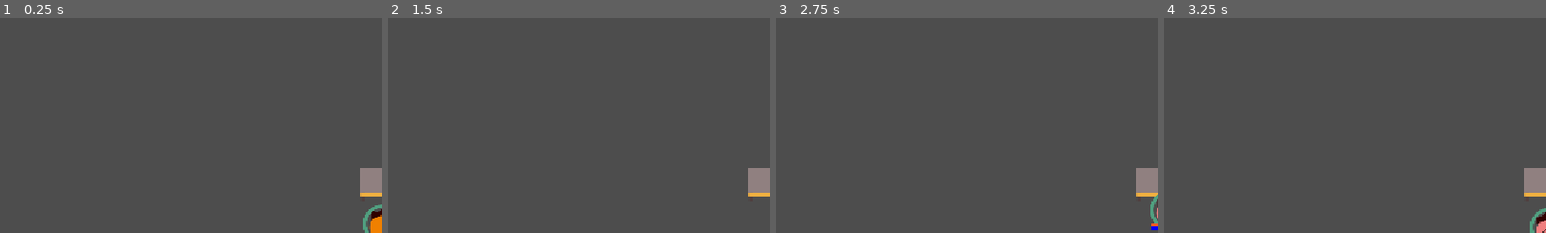
Above: before the commit, frames 1-4 (left to right).
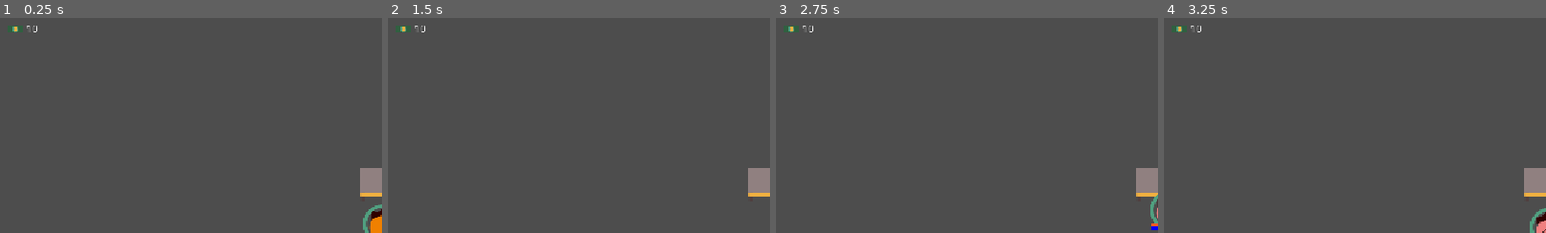
Above: after the commit, the same moments.

Repository: mathew-tran/LevelUpGameJam2025
Game: Godot game, scene res://Scene/Main.tscn
Two runs of this game, one before a commit and one after it. Both use one fixed random seed, a clock stepped at 60 frames per second and the inputs below.
Inputs (mouse positions are % of the whole screen's width and height, from its top left):
- Up to frame 1 (0.25 s): no input
- Up to frame 2 (1.5 s): move the mouse to (72, 45) at 0.52 s; move the mouse to (30, 55) at 1.27 s
- Up to frame 3 (2.75 s): move the mouse to (60, 28) at 2.02 s
- Up to frame 4 (3.25 s): move the mouse to (45, 70) at 2.77 s
The pictures show only the part of the screen within x 0-50%, y 2-52%; the shares and areas given below are measured in that part.

The runs differ from the first frame. In frame 1, 0.2% of the frame differs, in the area x 2-10%, y 3-7%; in frame 2, 0.2%; in frame 3, 0.2%; in frame 4, 0.2%.

Commit message:
work on ability to reroll and skip

Diff:
--- a/Content/CharacterData.gd
+++ b/Content/CharacterData.gd
@@ -9,6 +9,8 @@
 @export var Picture : Texture2D
 @export var Projectile : PackedScene
 @export var Spread = 1
+@export var AttackSpeed = 1.0 # per second
+@export var Damage = 5
 
 @export var Upgrades : Array[CharacterUpgradeData]
 enum DEPARTMENT {
--- a/Content/CharacterPools/Common/Greg.tres
+++ b/Content/CharacterPools/Common/Greg.tres
@@ -63,5 +63,7 @@
 Picture = ExtResource("1_bfmt5")
 Projectile = ExtResource("2_7qxdr")
 Spread = 2
+AttackSpeed = 1.0
+Damage = 8
 Upgrades = Array[ExtResource("1_sjvf1")]([SubResource("Resource_lajlj"), SubResource("Resource_uju6c"), SubResource("Re …(202 unchanged characters)…
 metadata/_custom_type_script = "uid://dadt4pa7kewb"
--- a/Content/CharacterPools/Common/Jim.tres
+++ b/Content/CharacterPools/Common/Jim.tres
@@ -68,5 +68,7 @@
 Picture = ExtResource("1_rn5iy")
 Projectile = ExtResource("2_fqx34")
 Spread = 1
+AttackSpeed = 1.0
+Damage = 10
 Upgrades = Array[ExtResource("1_c05vt")]([SubResource("Resource_4lvpt"), SubResource("Resource_lw4a6"), SubResource("Re …(233 unchanged characters)…
 metadata/_custom_type_script = "uid://dadt4pa7kewb"
--- a/Content/CharacterPools/Common/Meegan.tres
+++ b/Content/CharacterPools/Common/Meegan.tres
@@ -67,5 +67,8 @@
 Description = "Make your team sturdier!"
 Picture = ExtResource("1_tcvd6")
 Projectile = ExtResource("2_h3pu5")
+Spread = 1
+AttackSpeed = 1.0
+Damage = 7
 Upgrades = Array[ExtResource("1_7ru7e")]([SubResource("Resource_p8obt"), SubResource("Resource_6cv73"), SubResource("Re …(233 unchanged characters)…
 metadata/_custom_type_script = "uid://dadt4pa7kewb"
--- /dev/null
+++ b/Content/CharacterPools/Common/Samantha.tres
@@ -0,0 +1,74 @@
+[gd_resource type="Resource" script_class="CharacterData" load_steps=19 format=3 uid="uid://dmu3xrwyb68fp"]
+
+[ext_resource type="Script" uid="uid://b1crlyox21yx2" path="res://Content/CharacterUpgradeData.gd" id="1_7ggyt"]
+[ext_resource type="Texture2D" uid="uid://d30fxpesxioev" path="res://Art/Character/Samantha.png" id="1_gfgr1"]
+[ext_resource type="PackedScene" uid="uid://b2ohd7icel5ox" path="res://Prefabs/Projectiles/PenProjectile.tscn" id="1_shfyc"]
+[ext_resource type="Script" uid="uid://dadt4pa7kewb" path="res://Content/CharacterData.gd" id="2_shfyc"]
+[ext_resource type="Script" uid="uid://civl0ns7ngbc6" path="res://Content/UpgradeTypes/CharacterUpgradeBaseAttackRate.gd" id="4_r4aox"]
+[ext_resource type="Script" uid="uid://bqa6hwpbpw3x0" path="res://Content/UpgradeTypes/CharacterUpgradeBaseAttack.gd" id="5_n3gpu"]
+[ext_resource type="Script" uid="uid://cxcg364uu2exq" path="res://Content/UpgradeTypes/CharacterUpgradePenetration.gd" id="6_uf01l"]
+[ext_resource type="Script" uid="uid://c7f6e6ejy2j0y" path="res://Content/UpgradeTypes/CharacterUpgradeSpread.gd" id="7_ul77h"]
+
+[sub_resource type="Resource" id="Resource_bsnjl"]
+script = ExtResource("4_r4aox")
+AttackRateIncrease = 50.0
+metadata/_custom_type_script = "uid://civl0ns7ngbc6"
+
+[sub_resource type="Resource" id="Resource_2d2ap"]
+script = ExtResource("5_n3gpu")
+Amount = 10.0
+metadata/_custom_type_script = "uid://bqa6hwpbpw3x0"
+
+[sub_resource type="Resource" id="Resource_arssk"]
+script = ExtResource("5_n3gpu")
+Amount = 10.0
+metadata/_custom_type_script = "uid://bqa6hwpbpw3x0"
+
+[sub_resource type="Resource" id="Resource_6kf5l"]
+script = ExtResource("6_uf01l")
+Penetration = 1
+metadata/_custom_type_script = "uid://cxcg364uu2exq"
+
+[sub_resource type="Resource" id="Resource_t25h1"]
+script = ExtResource("5_n3gpu")
+Amount = 10.0
+metadata/_custom_type_script = "uid://bqa6hwpbpw3x0"
+
+[sub_resource type="Resource" id="Resource_8ouqm"]
+script = ExtResource("5_n3gpu")
+Amount = 10.0
+metadata/_custom_type_script = "uid://bqa6hwpbpw3x0"
+
+[sub_resource type="Resource" id="Resource_jt3av"]
+script = ExtResource("4_r4aox")
+AttackRateIncrease = 10.0
+metadata/_custom_type_script = "uid://civl0ns7ngbc6"
+
+[sub_resource type="Resource" id="Resource_3dady"]
+script = ExtResource("4_r4aox")
+AttackRateIncrease = 10.0
+metadata/_custom_type_script = "uid://civl0ns7ngbc6"
+
+[sub_resource type="Resource" id="Resource_6u4sj"]
+script = ExtResource("5_n3gpu")
+Amount = 10.0
+metadata/_custom_type_script = "uid://bqa6hwpbpw3x0"
+
+[sub_resource type="Resource" id="Resource_14n8x"]
+script = ExtResource("7_ul77h")
+Spread = 2
+metadata/_custom_type_script = "uid://c7f6e6ejy2j0y"
+
+[resource]
+script = ExtResource("2_shfyc")
+Name = "Samantha"
+Occupation = 2
+Cost = 10
+Description = "Throws pens and lightning speeds."
+Picture = ExtResource("1_gfgr1")
+Projectile = ExtResource("1_shfyc")
+Spread = 1
+AttackSpeed = 10.0
+Damage = 2
+Upgrades = Array[ExtResource("1_7ggyt")]([SubResource("Resource_bsnjl"), SubResource("Resource_2d2ap"), SubResource("Resource_arssk"), SubResource("Resource_6kf5l"), SubResource("Resource_t25h1"), SubResource("Resource_8ouqm"), SubResource("Resource_jt3av"), SubResource("Resource_3dady"), SubResource("Resource_6u4sj"), SubResource("Resource_14n8x")])
+metadata/_custom_type_script = "uid://dadt4pa7kewb"
--- a/Content/Mark.tres
+++ b/Content/Mark.tres
@@ -62,5 +62,7 @@
 Picture = ExtResource("1_lwbo0")
 Projectile = ExtResource("2_62jkf")
 Spread = 1
+AttackSpeed = 1.0
+Damage = 10
 Upgrades = Array[ExtResource("3_yjmju")]([SubResource("Resource_ia558"), SubResource("Resource_8w7eq"), SubResource("Re …(233 unchanged characters)…
 metadata/_custom_type_script = "uid://dadt4pa7kewb"
--- a/Prefabs/Pickups/Money.tscn
+++ b/Prefabs/Pickups/Money.tscn
@@ -7,6 +7,8 @@
 size = Vector2(43, 20)
 
 [node name="Money" type="Area2D"]
+collision_layer = 0
+collision_mask = 2
 script = ExtResource("1_sayey")
 
 [node name="Sprite2D" type="Sprite2D" parent="."]
@@ -15,3 +17,5 @@
 [node name="CollisionShape2D" type="CollisionShape2D" parent="."]
 position = Vector2(-0.5, 0)
 shape = SubResource("RectangleShape2D_sayey")
+
+[connection signal="body_entered" from="." to="." method="_on_body_entered"]
--- /dev/null
+++ b/Prefabs/Projectiles/PenProjectile.tscn
@@ -0,0 +1,16 @@
+[gd_scene load_steps=4 format=3 uid="uid://b2ohd7icel5ox"]
+
+[ext_resource type="PackedScene" uid="uid://csm5aoidl1x0s" path="res://Prefabs/Projectiles/BaseProjectile.tscn" id="1_hyvme"]
+[ext_resource type="Texture2D" uid="uid://btein5kueadgo" path="res://Art/Projectiles/Pen.png" id="2_hyvme"]
+
+[sub_resource type="RectangleShape2D" id="RectangleShape2D_yskom"]
+size = Vector2(29, 2)
+
+[node name="Projectile" instance=ExtResource("1_hyvme")]
+
+[node name="Sprite2D" parent="." index="0"]
+texture = ExtResource("2_hyvme")
+
+[node name="CollisionShape2D" parent="." index="2"]
+position = Vector2(0.5, 0)
+shape = SubResource("RectangleShape2D_yskom")
--- a/Prefabs/UI/EXPBar.tscn
+++ b/Prefabs/UI/EXPBar.tscn
@@ -20,6 +20,7 @@
 theme_override_styles/background = SubResource("StyleBoxFlat_odn3u")
 theme_override_styles/fill = SubResource("StyleBoxFlat_hi2hd")
 max_value = 1.0
+step = 0.001
 value = 0.23
 show_percentage = false
 script = ExtResource("1_hi2hd")
--- a/Prefabs/UI/LevelUp.tscn
+++ b/Prefabs/UI/LevelUp.tscn
@@ -1,9 +1,11 @@
-[gd_scene load_steps=3 format=3 uid="uid://cu8sskt8qxtpq"]
+[gd_scene load_steps=5 format=3 uid="uid://cu8sskt8qxtpq"]
 
 [ext_resource type="PackedScene" uid="uid://bevhto76bb856" path="res://Prefabs/UI/PurchaseButton.tscn" id="1_m8v2k"]
 [ext_resource type="Script" uid="uid://dlrrspdtty0hr" path="res://Scripts/UI/Levelup.gd" id="1_tee8a"]
+[ext_resource type="PackedScene" uid="uid://duiayraokc07y" path="res://Prefabs/UI/RerollButton.tscn" id="3_an5oa"]
+[ext_resource type="PackedScene" uid="uid://ruheheucmcn7" path="res://Prefabs/UI/Skipbutton.tscn" id="4_hejj1"]
 
-[node name="Levelup" type="Panel"]
+[node name="Levelup" type="Panel" groups=["Levelup"]]
 process_mode = 3
 anchors_preset = 15
 anchor_right = 1.0
@@ -37,3 +39,24 @@
 
 [node name="PurchaseButton" parent="Panel/HBoxContainer" instance=ExtResource("1_m8v2k")]
 layout_mode = 2
+
+[node name="HBoxContainer" type="HBoxContainer" parent="."]
+layout_mode = 1
+anchors_preset = 7
+anchor_left = 0.5
+anchor_top = 1.0
+anchor_right = 0.5
+anchor_bottom = 1.0
+offset_left = -223.0
+offset_top = -85.0
+offset_right = 223.0
+offset_bottom = -29.0
+grow_horizontal = 2
+grow_vertical = 0
+theme_override_constants/separation = 40
+
+[node name="Button" parent="HBoxContainer" instance=ExtResource("3_an5oa")]
+layout_mode = 2
+
+[node name="SkipButton" parent="HBoxContainer" instance=ExtResource("4_hejj1")]
+layout_mode = 2
--- /dev/null
+++ b/Prefabs/UI/MoneyUI.tscn
@@ -0,0 +1,17 @@
+[gd_scene load_steps=3 format=3 uid="uid://bbf88e2kibbpj"]
+
+[ext_resource type="Texture2D" uid="uid://d0qwnb32bj80e" path="res://Art/Cash.png" id="1_k4her"]
+[ext_resource type="Script" uid="uid://mxq6ot5s15nh" path="res://Scripts/UI/MoneyUI.gd" id="1_xokbh"]
+
+[node name="HBoxContainer" type="HBoxContainer"]
+script = ExtResource("1_xokbh")
+
+[node name="TextureRect" type="TextureRect" parent="."]
+layout_mode = 2
+texture = ExtResource("1_k4her")
+expand_mode = 2
+stretch_mode = 5
+
+[node name="Label" type="Label" parent="."]
+layout_mode = 2
+text = "10"
--- a/Prefabs/UI/PurchaseButton.tscn
+++ b/Prefabs/UI/PurchaseButton.tscn
@@ -52,8 +52,8 @@
 offset_left = 57.0
 offset_top = 6.0
 offset_right = 296.0
-offset_bottom = 29.0
+offset_bottom = 70.0
 text = "Mark from ACCOUNTING"
-vertical_alignment = 1
+autowrap_mode = 2
 
 [connection signal="button_up" from="." to="." method="_on_button_up"]
--- /dev/null
+++ b/Prefabs/UI/RerollButton.tscn
@@ -0,0 +1,30 @@
+[gd_scene load_steps=3 format=3 uid="uid://duiayraokc07y"]
+
+[ext_resource type="Script" uid="uid://bla0xgxia3i86" path="res://Scripts/UI/RerollButton.gd" id="1_jhcih"]
+[ext_resource type="PackedScene" uid="uid://bbf88e2kibbpj" path="res://Prefabs/UI/MoneyUI.tscn" id="2_eva6c"]
+
+[node name="Button" type="Button"]
+process_mode = 3
+custom_minimum_size = Vector2(221, 56)
+offset_right = 221.0
+offset_bottom = 56.0
+script = ExtResource("1_jhcih")
+
+[node name="HBoxContainer" type="HBoxContainer" parent="."]
+layout_mode = 0
+offset_left = 12.0
+offset_top = 9.0
+offset_right = 217.0
+offset_bottom = 44.0
+
+[node name="Label" type="Label" parent="HBoxContainer"]
+custom_minimum_size = Vector2(120, 0)
+layout_mode = 2
+text = "REROLL"
+horizontal_alignment = 1
+
+[node name="MoneyText" parent="HBoxContainer" instance=ExtResource("2_eva6c")]
+layout_mode = 2
+MoneyUIType = 1
+
+[connection signal="button_up" from="." to="." method="_on_button_up"]
--- /dev/null
+++ b/Prefabs/UI/Skipbutton.tscn
@@ -0,0 +1,41 @@
+[gd_scene load_steps=3 format=3 uid="uid://ruheheucmcn7"]
+
+[ext_resource type="Script" uid="uid://ci70uqdn4cke" path="res://Scripts/UI/SkipButton.gd" id="1_jlgi5"]
+[ext_resource type="Texture2D" uid="uid://d0qwnb32bj80e" path="res://Art/Cash.png" id="2_qqtpq"]
+
+[node name="SkipButton" type="Button"]
+custom_minimum_size = Vector2(221, 56)
+offset_right = 8.0
+offset_bottom = 8.0
+script = ExtResource("1_jlgi5")
+
+[node name="HBoxContainer2" type="HBoxContainer" parent="."]
+layout_mode = 0
+offset_top = -4.0
+offset_right = 228.0
+offset_bottom = 58.0
+metadata/_edit_group_ = true
+
+[node name="Label3" type="Label" parent="HBoxContainer2"]
+custom_minimum_size = Vector2(120, 0)
+layout_mode = 2
+text = "SKIP"
+horizontal_alignment = 1
+vertical_alignment = 1
+
+[node name="Label" type="Label" parent="HBoxContainer2"]
+layout_mode = 2
+text = "(+1 "
+
+[node name="TextureRect" type="TextureRect" parent="HBoxContainer2"]
+custom_minimum_size = Vector2(32, 0)
+layout_mode = 2
+texture = ExtResource("2_qqtpq")
+expand_mode = 4
+stretch_mode = 5
+
+[node name="Label2" type="Label" parent="HBoxContainer2"]
+layout_mode = 2
+text = ")"
+
+[connection signal="button_up" from="." to="." method="_on_button_up"]
--- a/Scene/Main.tscn
+++ b/Scene/Main.tscn
@@ -9,6 +9,7 @@
 [ext_resource type="PackedScene" uid="uid://drny8xxvq6ide" path="res://Prefabs/Pickups/EXP.tscn" id="6_h3nmf"]
 [ext_resource type="PackedScene" uid="uid://cu8sskt8qxtpq" path="res://Prefabs/UI/LevelUp.tscn" id="7_hueuk"]
 [ext_resource type="PackedScene" uid="uid://davv3kxe782ay" path="res://Prefabs/UI/GameOverPanel.tscn" id="8_6a8me"]
+[ext_resource type="PackedScene" uid="uid://bbf88e2kibbpj" path="res://Prefabs/UI/MoneyUI.tscn" id="9_yg4ot"]
 
 [node name="Game" type="Node2D" groups=["Game"]]
 script = ExtResource("1_togfq")
@@ -29,6 +30,8 @@
 wait_time = 3.0
 autostart = true
 
+[node name="PickupGroup" type="Node2D" parent="." groups=["PickupGroup"]]
+
 [node name="EnemyGroup" type="Node2D" parent="." groups=["EnemyGroup"]]
 
 [node name="Area2D" parent="EnemyGroup" instance=ExtResource("3_djkur")]
@@ -48,6 +51,12 @@
 [node name="GameOverPanel" parent="CanvasLayer" instance=ExtResource("8_6a8me")]
 visible = false
 
+[node name="HBoxContainer" parent="CanvasLayer" instance=ExtResource("9_yg4ot")]
+offset_left = 11.0
+offset_top = 19.0
+offset_right = 57.0
+offset_bottom = 42.0
+
 [node name="EXP" parent="." instance=ExtResource("6_h3nmf")]
 position = Vector2(138, -115)
 
--- a/Scripts/Autoload/Finder.gd
+++ b/Scripts/Autoload/Finder.gd
@@ -14,6 +14,12 @@
 
 func GetGame() -> Game:
 	return get_tree().get_nodes_in_group("Game")[0]
+
+func GetLevelUp() -> Levelup:
+	return get_tree().get_nodes_in_group("Levelup")[0]
+
+func GetPickupGroup():
+	return get_tree().get_nodes_in_group("PickupGroup")[0]
 
 func GetEXP() -> EXPBar:
 	return get_tree().get_nodes_in_group("EXPBar")[0]
--- a/Scripts/Character/BaseCharacter.gd
+++ b/Scripts/Character/BaseCharacter.gd
@@ -10,7 +10,6 @@
 
 var Velocity = Vector2.ZERO
 var Damage = 10
-var AttackRate = 1.0
 var SubStatAttackRate : Resource
 
 var SubStatDamage : Resource
@@ -83,6 +82,7 @@
 func Setup(newData):
 	CharacterDataRef = newData
 	$Sprite2D.texture = CharacterDataRef.Picture
+	Damage = CharacterDataRef.Damage
 
 	SubStatDamage = SubStatResourceData.new()
 	SubStatDamage.StatResourceRef = load("res://Content/Stats/CHAR_DAMAGE.tres")
@@ -91,7 +91,7 @@
 
 	SubStatAttackRate = SubStatResourceData.new()
 	SubStatAttackRate.StatResourceRef = load("res://Content/Stats/CHAR_ATTACK_RATE.tres")
-	SubStatAttackRate.FlatValue = AttackRate
+	SubStatAttackRate.FlatValue = CharacterDataRef.AttackSpeed
 
 	SubStatAttackRate.Init()
 	SubStatAttackRate.ModifiedResource.ValueUpdated.connect(OnAttackRateUpdate)
--- a/Scripts/Enemy.gd
+++ b/Scripts/Enemy.gd
@@ -7,6 +7,8 @@
 @export var Damage = 4
 @export var Penetration = 0
 @export var EXPToDrop = 10
+@export var MoneyDropChance = 3.0
+
 var Velocity=  Vector2.ZERO
 func _ready() -> void:
 	$HealthComponent.OnDeath.connect(OnDeath)
@@ -29,7 +31,13 @@
 	var instance = load("res://Prefabs/Pickups/EXP.tscn").instantiate()
 	instance.global_position = global_position
 	instance.Amount = EXPToDrop
-	Finder.GetEffectGroup().call_deferred("add_child", instance)
+	Finder.GetPickupGroup().call_deferred("add_child", instance)
+	var result = randi() % 100
+	if result <= MoneyDropChance:
+		var moneyInstance = load("res://Prefabs/Pickups/Money.tscn").instantiate()
+		moneyInstance.global_position = global_position
+		Finder.GetPickupGroup().call_deferred("add_child", moneyInstance)
+
 	queue_free()
 
 func _process(delta: float) -> void:
--- a/Scripts/Game.gd
+++ b/Scripts/Game.gd
@@ -5,7 +5,10 @@
 signal OnEXPUpdate(amount)
 signal OnGameOver
 signal OnRemoveCharFromGame(char)
+signal OnMoneyUpdate(amount)
 var SubStatTeamHealth : Resource
+
+var Money = 10
 
 func _enter_tree() -> void:
 	Setup()
@@ -24,6 +27,16 @@
 	for worker in workers.get_children():
 		worker.AdjustHealth()
 
+func AddMoney(amount):
+	Money += amount
+	OnMoneyUpdate.emit()
+
+func GetMoney():
+	return Money
+
+func RemoveMoney(amount):
+	Money -= amount
+	OnMoneyUpdate.emit()
 
 func AddEXP(amount):
 	OnEXPUpdate.emit(amount)
--- a/Scripts/Pickups/Money.gd
+++ b/Scripts/Pickups/Money.gd
@@ -1,3 +1,8 @@
 extends Area2D
 
-@export var Amount = 10
+@export var Amount = 1
+
+
+func _on_body_entered(body: Node2D) -> void:
+	Finder.GetGame().AddMoney(Amount)
+	queue_free()
--- a/Scripts/UI/Levelup.gd
+++ b/Scripts/UI/Levelup.gd
@@ -1,4 +1,6 @@
 extends Panel
+
+class_name Levelup
 
 @onready var PurchaseContainer = $Panel/HBoxContainer
 
--- /dev/null
+++ b/Scripts/UI/MoneyUI.gd
@@ -0,0 +1,25 @@
+extends HBoxContainer
+
+class_name MoneyUI
+enum TYPE {
+	REGULAR,
+	COST
+}
+@export var MoneyUIType : TYPE
+
+func _ready() -> void:
+	if MoneyUIType == TYPE.REGULAR:
+		Finder.GetGame().OnMoneyUpdate.connect(OnMoneyUpdate)
+		OnMoneyUpdate()
+func OnMoneyUpdate():
+	Update(Finder.GetGame().GetMoney())
+
+func Update(amount):
+	$Label.text = str(amount)
+	if MoneyUIType == TYPE.REGULAR:
+		$Label.modulate = Color.WHITE
+	else:
+		if Finder.GetGame().GetMoney() >= amount:
+			$Label.modulate = Color.WHITE
+		else:
+			$Label.modulate = Color.RED
--- /dev/null
+++ b/Scripts/UI/RerollButton.gd
@@ -0,0 +1,24 @@
+extends Button
+
+var RerollCost = 3
+var DefaultCost = 3
+
+func _ready() -> void:
+	Finder.GetGame().OnMoneyUpdate.connect(OnMoneyUpdate)
+	Finder.GetEXPBar().OnLevelUp.connect(OnLevelup)
+	OnLevelup()
+
+func OnLevelup():
+	RerollCost = DefaultCost
+	OnMoneyUpdate()
+
+func OnMoneyUpdate():
+	$HBoxContainer/MoneyText.Update(RerollCost)
+
+
+func _on_button_up() -> void:
+	if RerollCost <= Finder.GetGame().GetMoney():
+		Finder.GetLevelUp().Setup()
+		Finder.GetGame().RemoveMoney(RerollCost)
+		RerollCost += 2
+		OnMoneyUpdate()
--- /dev/null
+++ b/Scripts/UI/SkipButton.gd
@@ -0,0 +1,6 @@
+extends Button
+
+
+func _on_button_up() -> void:
+	Finder.GetGame().AddMoney(1)
+	Finder.GetLevelUp().Close()
Binary file added: Art/Character/Samantha.png
Not shown, added: Art/Character/Samantha.png.import
Binary file added: Art/Projectiles/Pen.png
Not shown, added: Art/Projectiles/Pen.png.import
Not shown: 1 places in Scene/Main.tscn that only renumber resources
Not shown, added: Scripts/UI/MoneyUI.gd.uid
Not shown, added: Scripts/UI/RerollButton.gd.uid
Not shown, added: Scripts/UI/SkipButton.gd.uid
